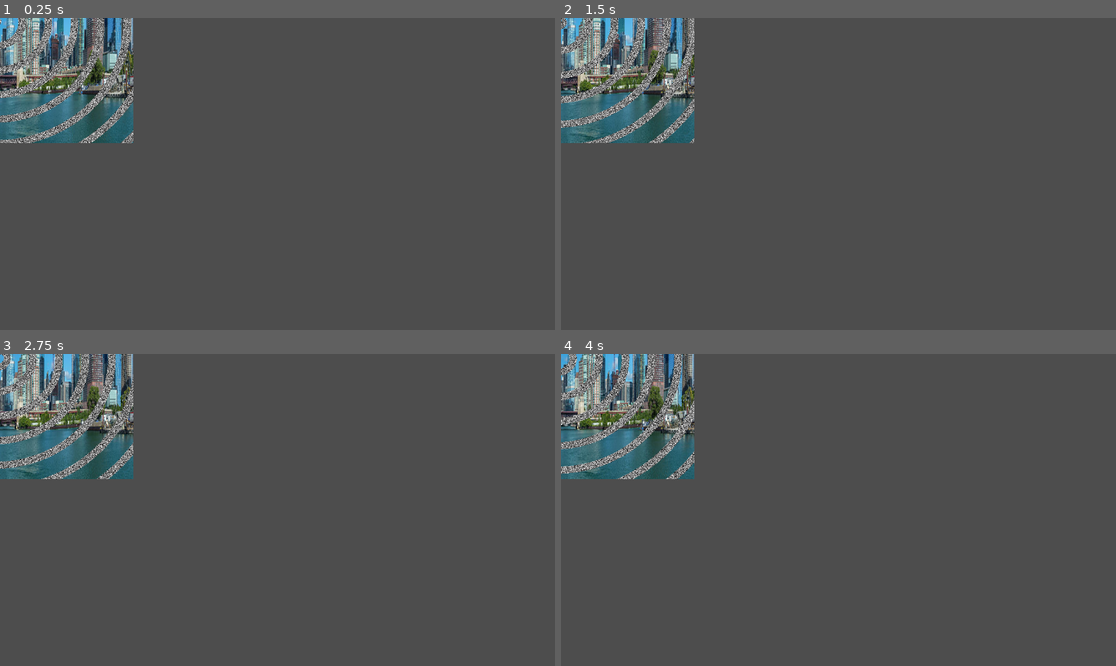
Above: before the commit, frames 1-4 (two rows, left to right).
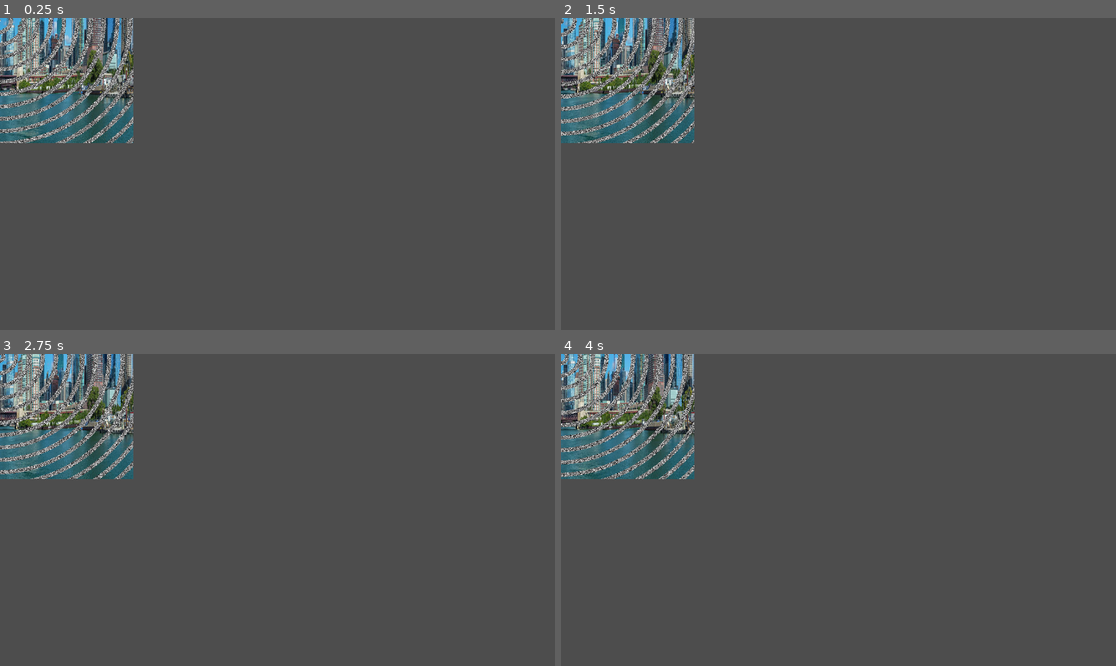
Above: after the commit, the same moments.

Repository: Spizzy1/shader_test
Game: Godot game, scene res://Test.tscn
The game is run twice, just before and just after one commit, with the same random seed, the same clock (stepped at 60 frames per second) and the same inputs.
Inputs:
- Up to frame 1 (0.25 s): no input
- Up to frame 2 (1.5 s): no input
- Up to frame 3 (2.75 s): no input
- Up to frame 4 (4 s): no input

The runs differ from the first frame. In frame 1, 3.0% of the frame differs, in the area x 0-25%, y 0-41%; in frame 2, 3.0%; in frame 3, 4.4%; in frame 4, 5.5%.

Commit message:
More funny variables to change

Diff:
--- a/Test.tscn
+++ b/Test.tscn
@@ -7,11 +7,12 @@
 
 [sub_resource type="ShaderMaterial" id="ShaderMaterial_qtc5x"]
 shader = ExtResource("1_1gfll")
-shader_parameter/acc = 63.7
-shader_parameter/threshold = 0.8
-shader_parameter/compensation = 1.0
+shader_parameter/spirals = 126.3
+shader_parameter/threshold = 0.6
+shader_parameter/compensation = 0.705
 shader_parameter/time_scale = 4.0
-shader_parameter/strength = 1.0
+shader_parameter/x_time_scale = 1.0
+shader_parameter/y_time_scale = 1.0
 
 [sub_resource type="ShaderMaterial" id="ShaderMaterial_586gy"]
 shader = ExtResource("2_uwqsm")
--- a/Test4.gdshader
+++ b/Test4.gdshader
@@ -1,9 +1,10 @@
 shader_type canvas_item;
-uniform float acc : hint_range(0,1000, 0.1);
+uniform float spirals : hint_range(0,1000, 0.1);
 uniform float threshold : hint_range(0, 1, 0.05);
 uniform float compensation : hint_range(0, 1, 0.005);
-uniform float time_scale : hint_range(0,100, 1);
-uniform float strength : hint_range(0, 1, 0.005);
+uniform float time_scale : hint_range(-100,100, 1);
+uniform float x_time_scale : hint_range(0,100, 1);
+uniform float y_time_scale : hint_range(0,100, 1);
 
 float random (vec2 uv) {
     return fract(sin(dot(uv.xy,
@@ -17,7 +18,7 @@
 void fragment() {
 
 	float dist = distance(UV, vec2(0.5,0.5));
-	vec2 compare_point = (vec2(cos(dist*acc+TIME*time_scale), sin(dist*acc+TIME*time_scale)))*(dist/2.0) + vec2(0.5, 0.5);
+	vec2 compare_point = (vec2(cos(dist*spirals+TIME*time_scale * x_time_scale), sin(dist*spirals+TIME*time_scale * y_time_scale)))*(dist/2.0) + vec2(0.5, 0.5);
 
 	float dist2 = distance(compare_point, UV);
 	if(dist2 <= threshold*dist/compensation){
